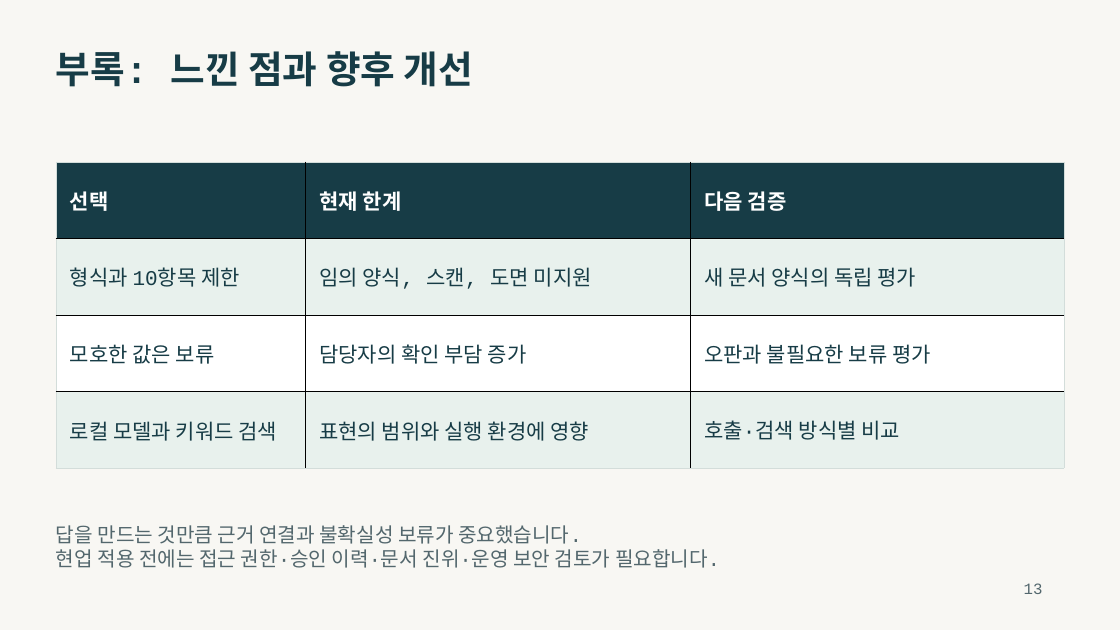
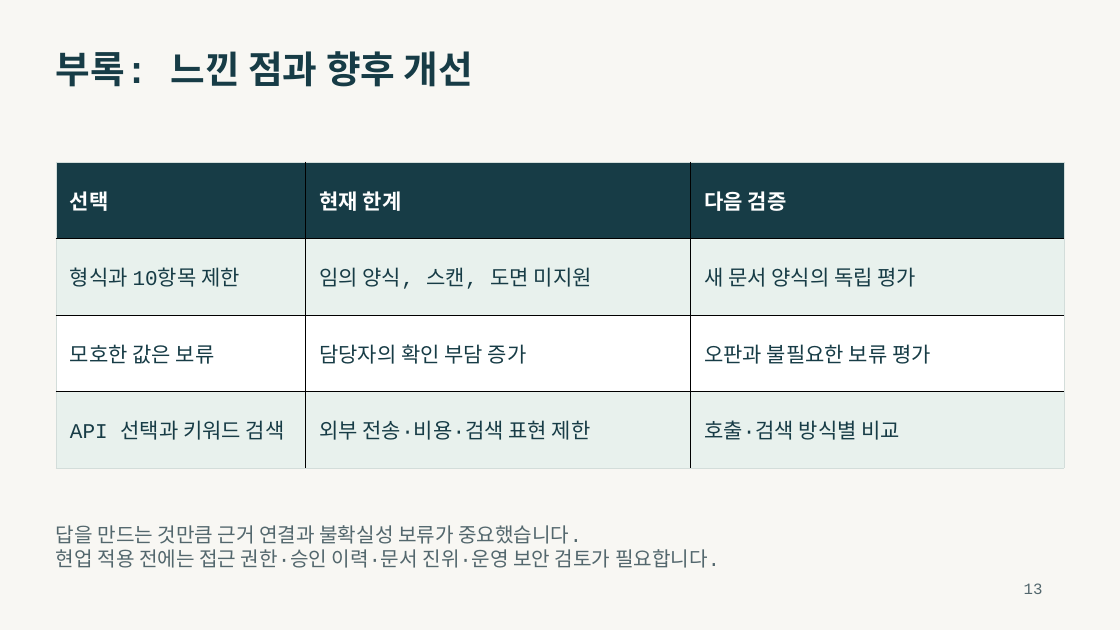
Before and after one commit to seogdo/transformer-spec-review, a slide deck: slide 13 of output/presentations/transformer-spec-review-presentation.pptx. Drawn at 1120x630 pixels with LibreOffice and Linux fonts; fonts in the diff are those of the drawing. Boxes give left, top, right and bottom in pixels: in the first picture for what was removed or moved away, otherwise in the second. Text is boxed around its words. In the diff, an @@ line names an element or a change of style, - is before the commit and + after.

```diff
--- a/output/presentations/transformer-spec-review-presentation.pptx
+++ b/output/presentations/transformer-spec-review-presentation.pptx
@@ table at bbox=[56, 162, 1065, 469] @@
-row 4, column 1: 로컬 모델과 키워드 검색
+row 4, column 1: API 선택과 키워드 검색
-row 4, column 2: 표현의 범위와 실행 환경에 영향
+row 4, column 2: 외부 전송·비용·검색 표현 제한
```
Also in this commit, not shown: 9 other slides changed, 16 other files.
